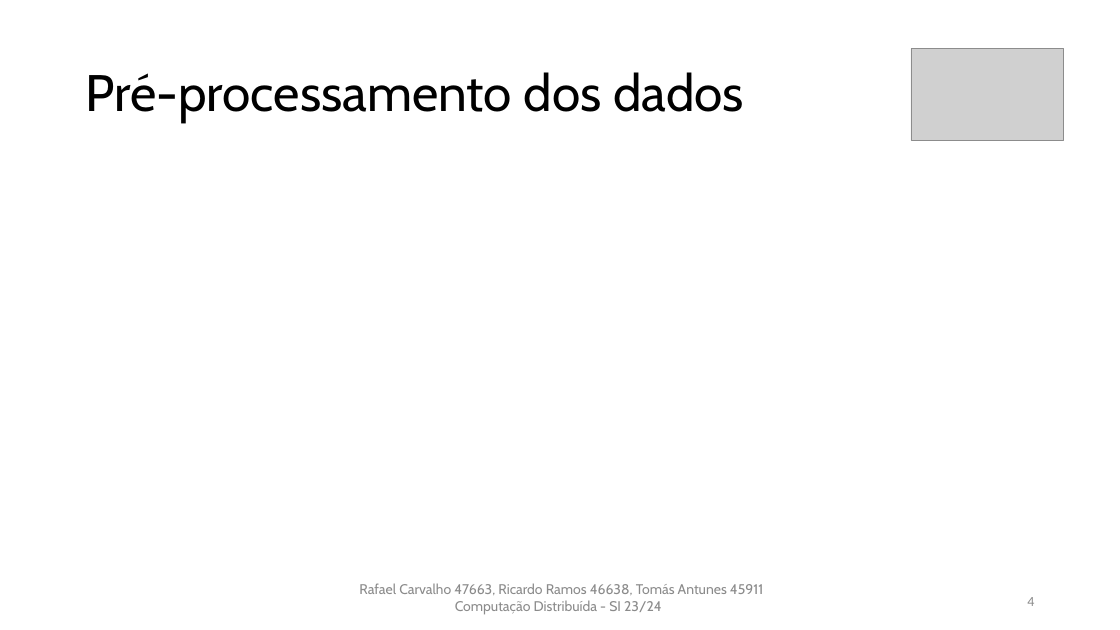
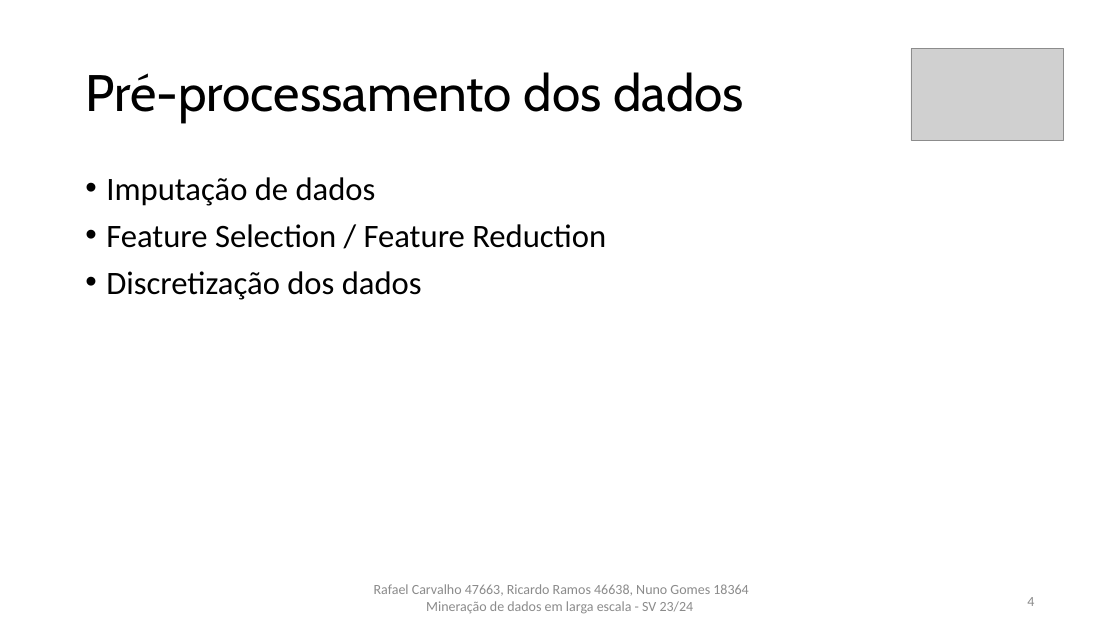
Before and after one commit to rcarvalho16/MDLE-23-24, a slide deck: slide 4 of Trabalho_Pratico/Powerpoint.pptx. Drawn at 1120x630 pixels with LibreOffice and Linux fonts; fonts in the diff are those of the drawing; grey boxes stand for pictures. Boxes give left, top, right and bottom in pixels: in the first picture for what was removed or moved away, otherwise in the second. Text is boxed around its words. In the diff, an @@ line names an element or a change of style, - is before the commit and + after.

```diff
--- a/Trabalho_Pratico/Powerpoint.pptx
+++ b/Trabalho_Pratico/Powerpoint.pptx
@@ text added at (x1=106, y1=177, x2=606, y2=300), 28 pt, text #000000 @@
+• Imputação de dados
+• Feature Selection / Feature Reduction
+• Discretização dos dados
@@ text at (x1=374, y1=584, x2=748, y2=614): text changed; font Cabin to Calibri @@
-Rafael Carvalho 47663, Ricardo Ramos 46638, Tomás Antunes 45911 Computação Distribuída - SI 23/24
+Rafael Carvalho 47663, Ricardo Ramos 46638, Nuno Gomes 18364 Mineração de dados em larga escala - SV 23/24
```
Also in this commit, not shown: 5 other slides changed, 1 slide added, 2 slides removed.
